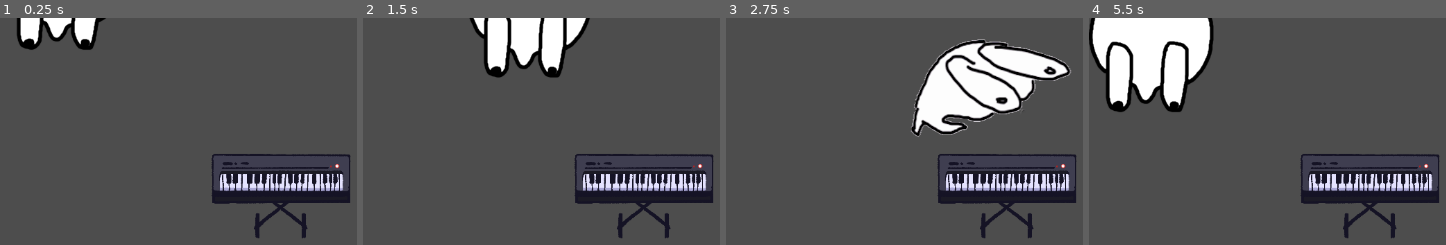
Above: before the commit, frames 1-4 (left to right).
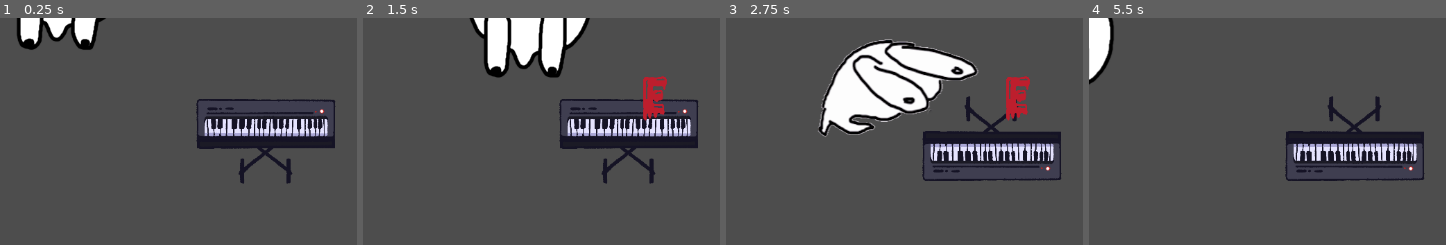
Above: after the commit, the same moments.

Repository: Hannnst/SPOOKY_MONTH_2025
Game: Godot game, scene res://main.tscn
The game is run twice, just before and just after one commit, with the same random seed, the same clock (stepped at 60 frames per second) and the same inputs.
Inputs:
- Up to frame 1 (0.25 s): no input
- Up to frame 2 (1.5 s): tap Enter (ui_accept) at 0.5, 0.77 s; hold Right (ui_right) 0.53-1.28 s; tap I at 0.6, 1.35 s; hold Down (ui_down) from 1.28 s (still down)
- Up to frame 3 (2.75 s): tap Enter (ui_accept) at 1.52 s; release Down (ui_down) at 2.03 s; hold Right (ui_right) from 2.03 s (still down); tap I at 2.1 s
- Up to frame 4 (5.5 s): release Right (ui_right) at 2.78 s; hold Up (ui_up) 2.78-3.53 s; tap I every 0.75 s from 2.85 to 5.1 s; tap Enter (ui_accept) at 3.02, 3.77, 4.52 s; hold Left (ui_left) 3.53-5.03 s; hold Down (ui_down) from 5.03 s (still down)

The runs differ from the first frame. In frame 1, 13% of the frame differs, in the area x 54-99%, y 35-97%; in frame 2, 13%; in frame 3, 30%, in the area x 25-99%, y 9-97%; in frame 4, 22%.

Commit message:
tweak: positions

Diff:
--- a/interaction/interaction_area.tscn
+++ b/interaction/interaction_area.tscn
@@ -9,7 +9,6 @@
 script = ExtResource("1_wp0io")
 
 [node name="CollisionShape2D" type="CollisionShape2D" parent="."]
-position = Vector2(0.5, -11)
 shape = SubResource("RectangleShape2D_wp0io")
 
 [connection signal="area_entered" from="." to="." method="_on_area_entered"]
--- a/main.tscn
+++ b/main.tscn
@@ -9,4 +9,4 @@
 position = Vector2(89, 29)
 
 [node name="Testobject" parent="." instance=ExtResource("2_0xm2m")]
-position = Vector2(405, 312)
+position = Vector2(383, 233)
--- a/player/player.gd
+++ b/player/player.gd
@@ -20,16 +20,16 @@
 	#kalkulerer sterkeste retning, prioriterer første bruker-input:
 	if direction.x > 0 and direction.y == 0:
 		animated_sprite.play("right")
-		interaction_box.position = Vector2(175, -60)
+		interaction_box.position = Vector2(150, -90)
 	elif direction.x < 0 and direction.y == 0:
 		animated_sprite.play("left")
-		interaction_box.position = Vector2(-175, -60)
+		interaction_box.position = Vector2(-150, -90)
 	elif direction.y > 0 and direction.x == 0:
 		animated_sprite.play("down")
-		interaction_box.position = Vector2(0, 30)
+		interaction_box.position = Vector2(0, 20)
 	elif direction.y < 0 and direction.x == 0:
 		animated_sprite.play("up")
-		interaction_box.position = Vector2(0, -120)
+		interaction_box.position = Vector2(0, -150)
 	direction = direction.normalized()
 	velocity = direction * speed
 	move_and_slide()
--- a/world/objects/testobject.tscn
+++ b/world/objects/testobject.tscn
@@ -21,3 +21,4 @@
 shape = SubResource("RectangleShape2D_jysx3")
 
 [node name="InteractionArea" parent="." instance=ExtResource("2_jaxk6")]
+position = Vector2(2, -37)
